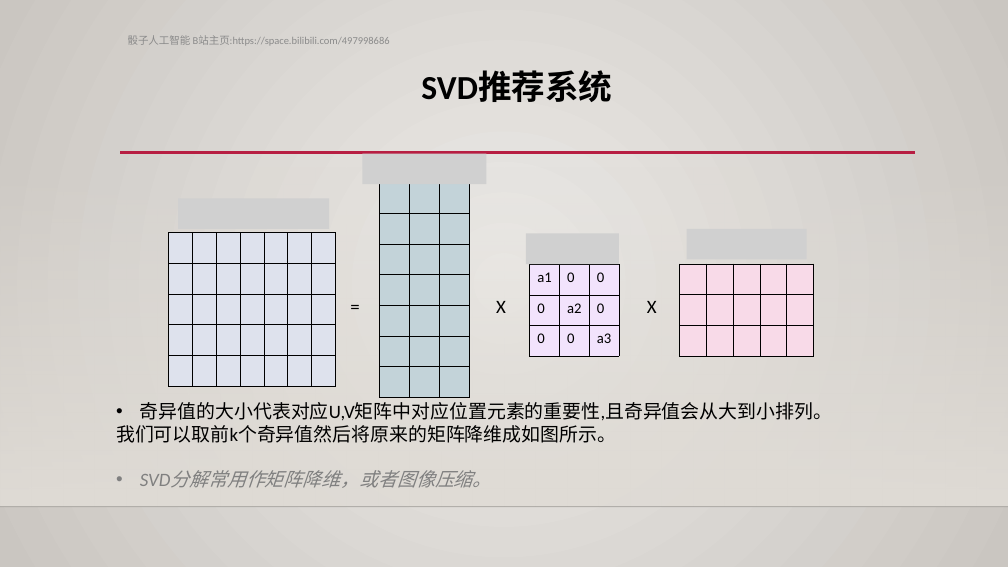
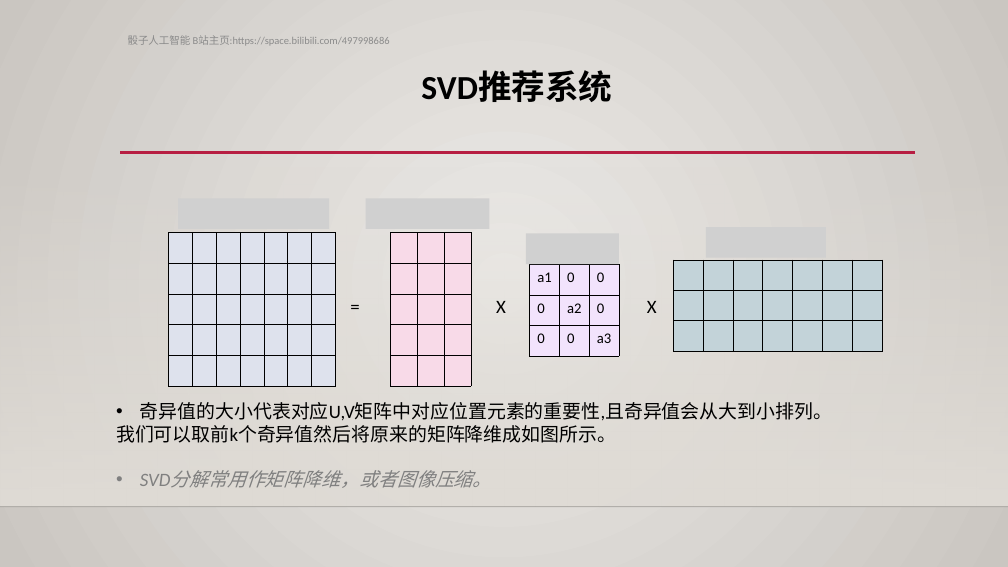
Before and after one commit to rexrex9/SVD_ALS_recommendation_system, a slide deck: slide 3 of SVD与LFM推荐系统.pptx. Drawn at 1008x567 pixels with LibreOffice and Linux fonts; fonts in the diff are those of the drawing; grey boxes stand for pictures; background and template pictures are left out. Boxes give left, top, right and bottom in pixels: in the first picture for what was removed or moved away, otherwise in the second. Text is boxed around its words. In the diff, an @@ line names an element or a change of style, - is before the commit and + after.

```diff
--- a/SVD与LFM推荐系统.pptx
+++ b/SVD与LFM推荐系统.pptx
@@ picture removed at [362,154,486,184] @@
@@ picture added at [365,199,489,229] @@
@@ table at [391,233,470,386] @@
-row 6:  |  | 
-row 7:  |  | 
@@ table: place and size @@
-table at [380,183,468,395]
+table at [391,233,470,386]
@@ picture: place and size @@
-picture at [687,229,807,259]
+picture at [706,228,827,258]
@@ table at [674,260,880,351] @@
+column 6:  |  | 
+column 7:  |  | 
@@ table: place and size @@
-table at [680,264,812,356]
+table at [674,260,880,351]
```
Also in this commit, not shown: 3 other slides changed, 6 other files.
